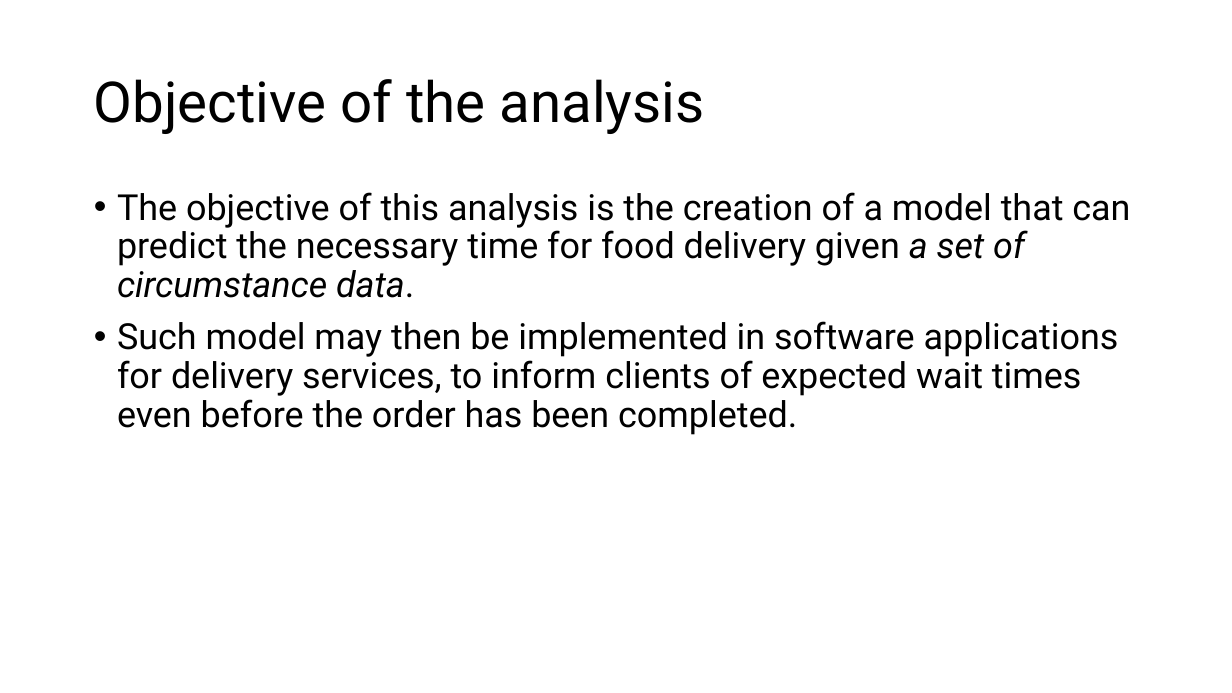
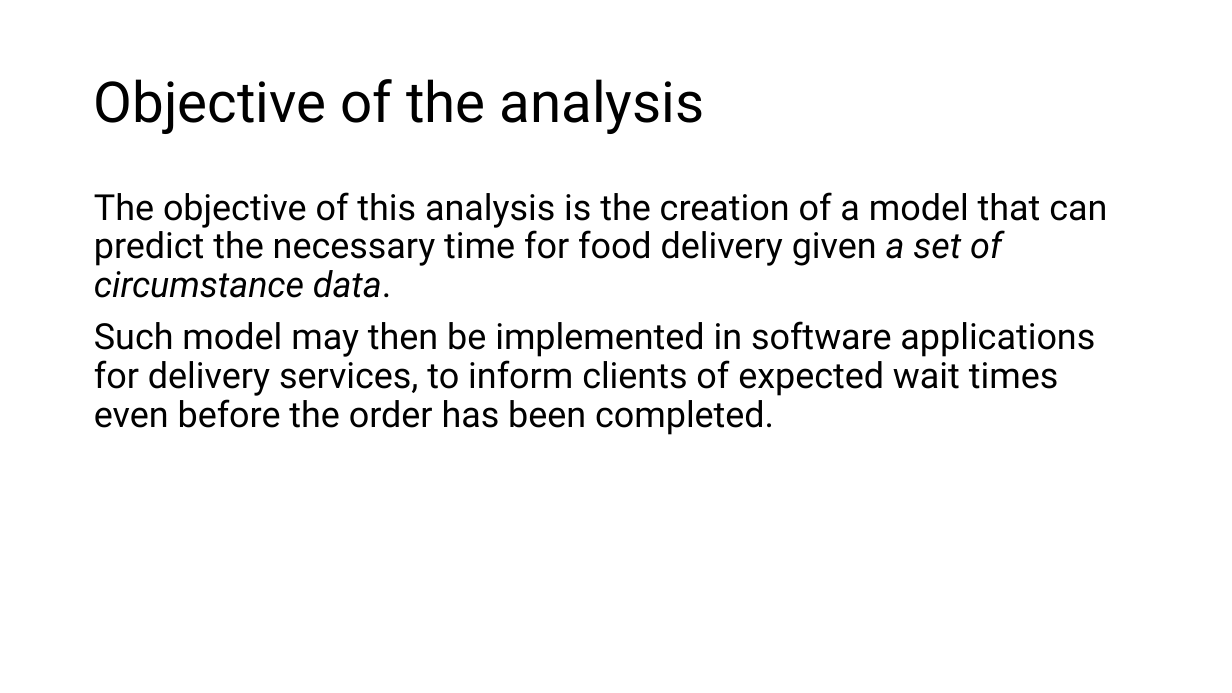
Before and after one commit to DanieleGotti/Food_Delivery_Time_Prediction, a slide deck: slide 4 of Presentazione_progetto.pptx. Drawn at 1232x693 pixels with LibreOffice and Linux fonts; fonts in the diff are those of the drawing. Boxes give left, top, right and bottom in pixels: in the first picture for what was removed or moved away, otherwise in the second. Text is boxed around its words. In the diff, an @@ line names an element or a change of style, - is before the commit and + after.

```diff
--- a/Presentazione_progetto.pptx
+++ b/Presentazione_progetto.pptx
@@ text "The objective of this analysis ..." at (x1=94, y1=192, x2=1107, y2=435): bullet • to none @@
```
Also in this commit, not shown: 2 other slides changed, 5 slides added, 1 slide removed, 2 other files.
